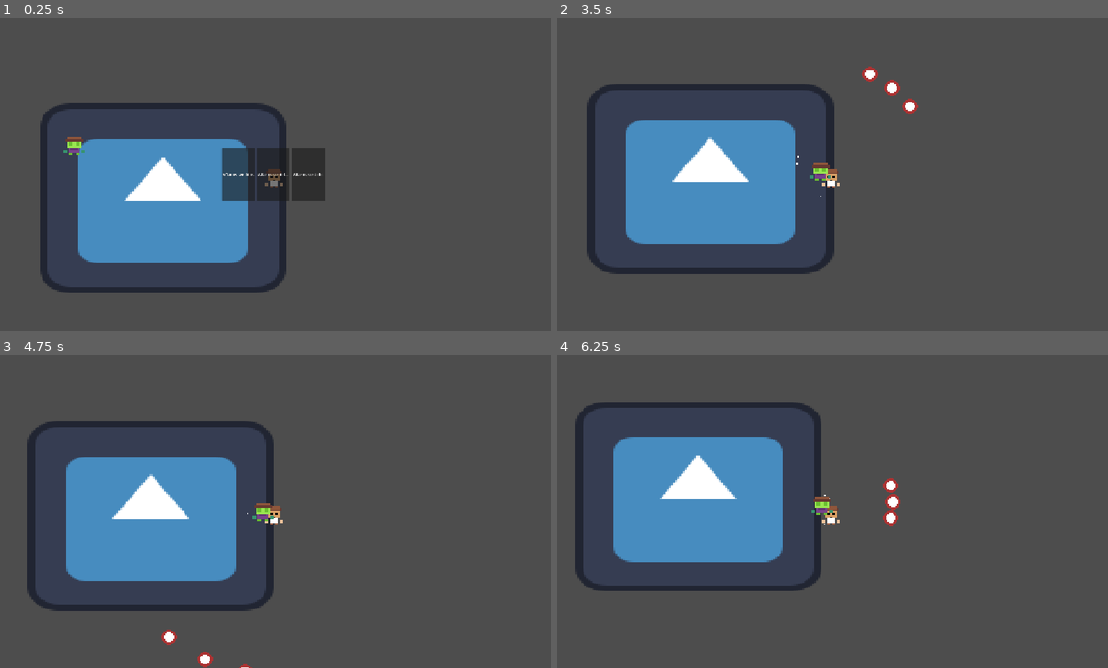
Above: before the commit, frames 1-4 (two rows, left to right).
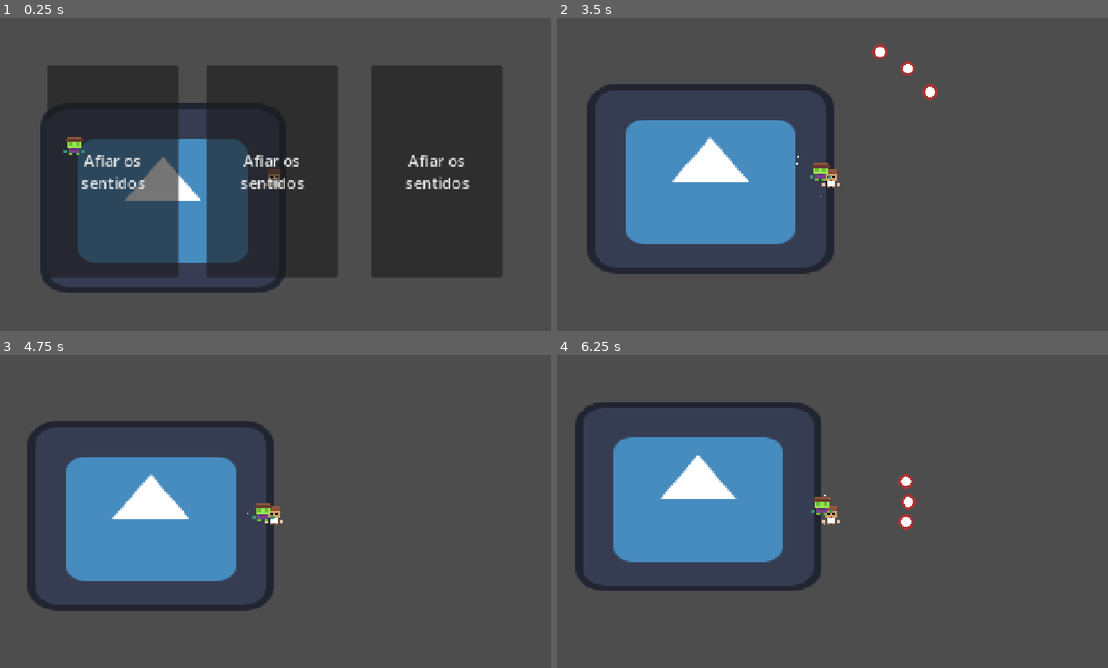
Above: after the commit, the same moments.

Repository: MaAraujooliveira/fusion-project
Game: Godot game, scene res://Tests.tscn
Two runs of this game, one before a commit and one after it. Both use one fixed random seed, a clock stepped at 60 frames per second and the inputs below. The engine's default icon, where the game draws it, is replaced by a stand-in: a white triangle on a blue panel in a dark square.
Inputs (mouse positions are in pixels of both pictures, inside the frame that each line leads up to):
- Up to frame 1 (0.25 s): no input
- Up to frame 2 (3.5 s): click "Afiar os sentidos" at 0.5 s; move the mouse to (953, 158) at 1.27 s; tap A (A) at 1.35 s; tap D (D) at 1.55, 2.1 s; move the mouse to (716, 190) at 2.02 s; tap S (S) at 2.3, 2.85 s; move the mouse to (887, 105) at 2.77 s; press the mouse at (887, 105) at 2.78 s
- Up to frame 3 (4.75 s): move the mouse to (247, 574) at 3.52 s; release the mouse at (247, 574) at 3.53 s; click (247, 574) at 3.6 s; tap A (A) at 3.8, 4.35 s; move the mouse to (440, 558) at 4.27 s; tap D (D) at 4.55 s
- Up to frame 4 (6.25 s): move the mouse to (661, 464) at 5.02 s; tap D (D) at 5.1 s; tap S (S) at 5.3, 5.85 s; move the mouse to (860, 511) at 5.77 s; press the mouse at (860, 511) at 5.78 s

The runs differ from the first frame. In frame 1, 44% of the frame differs, in the area x 8-92%, y 15-83%; in frame 2, 0.6%; in frame 3, 0.2%; in frame 4, 0.6%.

Commit message:
buff + bala

Diff:
--- a/fusionproject/Bala/bala.gd
+++ b/fusionproject/Bala/bala.gd
@@ -24,4 +24,7 @@
 
 
 func _on_body_entered(body: Node2D) -> void:
-	pass # Replace with function body.
+	if body.is_in_group(alvo):
+		var enemy_stats := body.get_node("EnemyStats") as EnemyStats
+		enemy_stats.take_damage(damage)
+		queue_free()
--- a/fusionproject/Enemys/Zombie/Zombie.tscn
+++ b/fusionproject/Enemys/Zombie/Zombie.tscn
@@ -23,6 +23,7 @@
 enemy = NodePath("..")
 walk_par = NodePath("../CPUParticles2D2")
 
-[node name="EnemyStats" parent="." unique_id=1969344054 instance=ExtResource("3_shyxk")]
+[node name="EnemyStats" parent="." unique_id=1969344054 node_paths=PackedStringArray("enemy") instance=ExtResource("3_shyxk")]
+enemy = NodePath("..")
 
 [node name="CPUParticles2D2" parent="." unique_id=1151170088 instance=ExtResource("4_e5qiq")]
--- a/fusionproject/Enemys/stats/stats.gd
+++ b/fusionproject/Enemys/stats/stats.gd
@@ -1,6 +1,12 @@
 extends Node
 class_name EnemyStats
 
+@export var enemy : CharacterBody2D
 @export var hp := 10
 @export var speed := 300
 @export var damage := 1
+
+func take_damage(amount):
+	hp -= amount
+	if hp <= 0:
+		enemy.queue_free()
--- a/fusionproject/Powerups/control.tscn
+++ b/fusionproject/Powerups/control.tscn
@@ -13,27 +13,32 @@
 [node name="Button" type="Button" parent="." unique_id=1846765825 groups=["powerupbutton"]]
 process_mode = 3
 layout_mode = 0
-offset_left = 190.0
-offset_top = -110.0
-offset_right = 326.0
-offset_bottom = 110.0
-text = "button2"
-text_overrun_behavior = 3
+offset_left = 88.0
+offset_top = -487.0
+offset_right = 224.0
+offset_bottom = -267.0
+scale = Vector2(4, 4)
+text = "Power2"
+autowrap_mode = 3
 
 [node name="Button2" type="Button" parent="." unique_id=1007911489 groups=["powerupbutton"]]
 process_mode = 3
 layout_mode = 0
-offset_left = 45.0
-offset_top = -110.0
-offset_right = 181.0
-offset_bottom = 110.0
-text = "button"
+offset_left = -572.0
+offset_top = -487.0
+offset_right = -436.0
+offset_bottom = -267.0
+scale = Vector2(4, 4)
+text = "Power1"
+autowrap_mode = 3
 
 [node name="Button3" type="Button" parent="." unique_id=2004810777 groups=["powerupbutton"]]
 process_mode = 3
 layout_mode = 0
-offset_left = 337.0
-offset_top = -110.0
-offset_right = 473.0
-offset_bottom = 110.0
-text = "button3"
+offset_left = 772.0
+offset_top = -487.0
+offset_right = 908.0
+offset_bottom = -267.0
+scale = Vector2(4, 4)
+text = "Power3"
+autowrap_mode = 3
--- a/fusionproject/player/Player.tscn
+++ b/fusionproject/player/Player.tscn
@@ -46,8 +46,9 @@
 [node name="PlayerStats" parent="." unique_id=520496112 instance=ExtResource("3_wnvi2")]
 
 [node name="Control" parent="." unique_id=369149832 node_paths=PackedStringArray("player", "player_stats") instance=ExtResource("6_aqcbf")]
-visible = false
-offset_left = -258.0
-offset_right = -218.0
+offset_left = -364.0
+offset_top = 34.0
+offset_right = -324.0
+offset_bottom = 74.0
 player = NodePath("..")
 player_stats = NodePath("../PlayerStats")
--- a/fusionproject/player/Stats/stats.gd
+++ b/fusionproject/player/Stats/stats.gd
@@ -4,3 +4,4 @@
 @export var hp := 10.0
 @export var speed := 600.0
 @export var damage := 1.0
+@export var bullet_speed := 750
--- a/fusionproject/player/Weakpons/weakpons.gd
+++ b/fusionproject/player/Weakpons/weakpons.gd
@@ -36,6 +36,6 @@
 		var new_dir = dir.rotated(angle_offset)
 
 		bala.global_position = global_position
-		bala.iniciar(stats.speed, stats.damage, new_dir,"BalaPlayer","Enemy")
+		bala.iniciar(stats.bullet_speed, stats.damage, new_dir,"BalaPlayer","Enemy")
 
 		get_tree().current_scene.add_child(bala)
